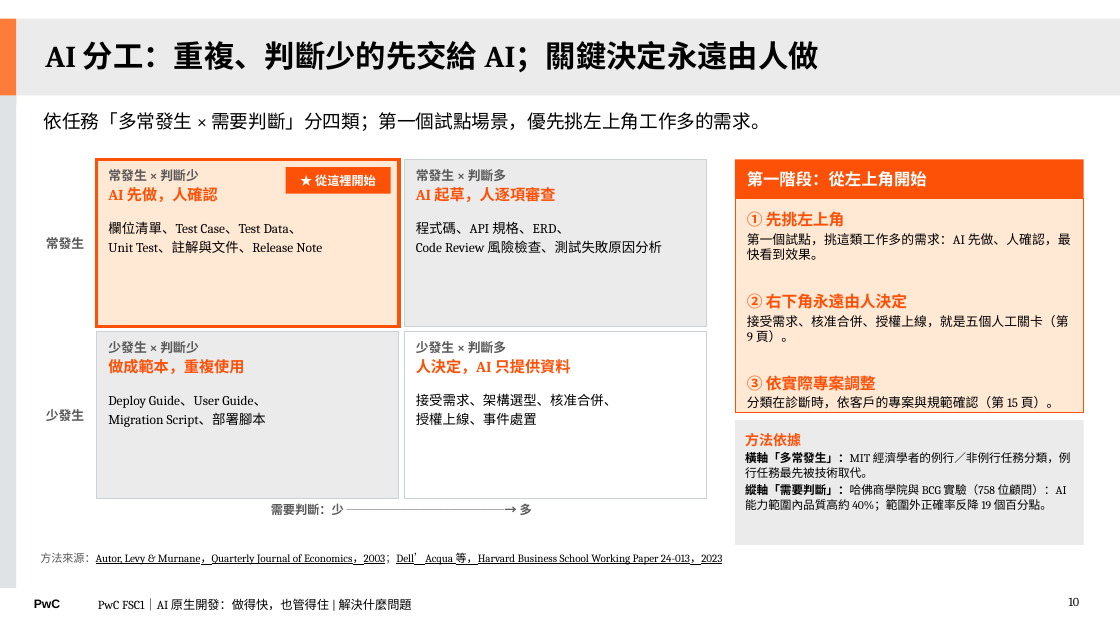
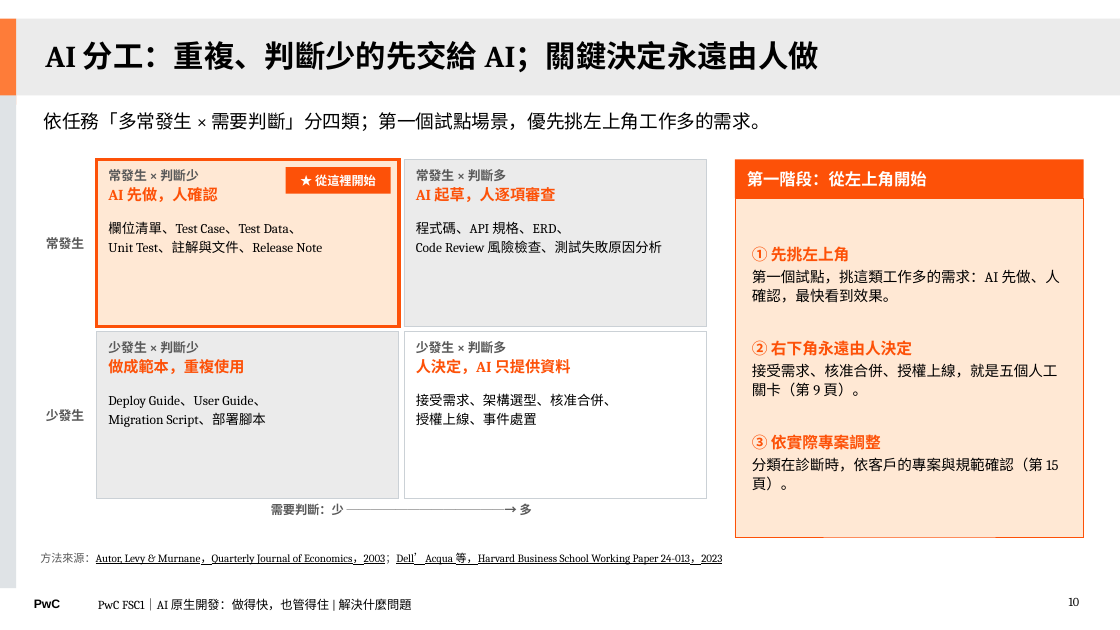
Before and after one commit to Robshao/PwC_FSC1, a slide deck: slide 10 of research/ai-native-sdlc/AI原生開發_做得快也管得住_合夥人審閱版.pptx. Drawn at 1120x630 pixels with LibreOffice and Linux fonts; fonts in the diff are those of the drawing. Boxes give left, top, right and bottom in pixels: in the first picture for what was removed or moved away, otherwise in the second. Text is boxed around its words. In the diff, an @@ line names an element or a change of style, - is before the commit and + after.

```diff
--- a/research/ai-native-sdlc/AI原生開發_做得快也管得住_合夥人審閱版.pptx
+++ b/research/ai-native-sdlc/AI原生開發_做得快也管得住_合夥人審閱版.pptx
@@ rectangle "① 先挑左上角": place and size @@
-rectangle "① 先挑左上角" at box(735, 198, 1084, 413)
+rectangle "① 先挑左上角" at box(735, 198, 1084, 537)
@@ rectangle "① 先挑左上角" at box(735, 198, 1084, 537): size 11 to 12.5 pt in "第一個試點，挑這類工作多的需求：AI 先做、人確認，最快看到效果。", "接受需求、核准合併、授權上線，就是五個人工關卡（第 9 頁）。", "分類在診斷時，依客戶的專案與規範確認（第 15 頁）。"; line spacing 1 to 1.1; vertical alignment top to middle @@
@@ rectangle removed at box(735, 420, 1084, 544) @@
-方法依據
-橫軸「多常發生」：MIT 經濟學者的例行／非例行任務分類，例行任務最先被技術取代。
-縱軸「需要判斷」：哈佛商學院與 BCG 實驗（758 位顧問）：AI 能力範圍內品質高約 40%；範圍外正確率反降 19 個百分點。
```
Also in this commit, not shown: 6 other slides changed, 7 other files.
